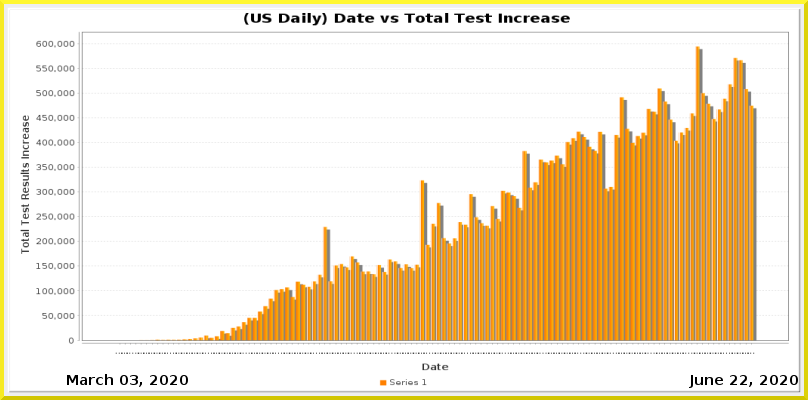
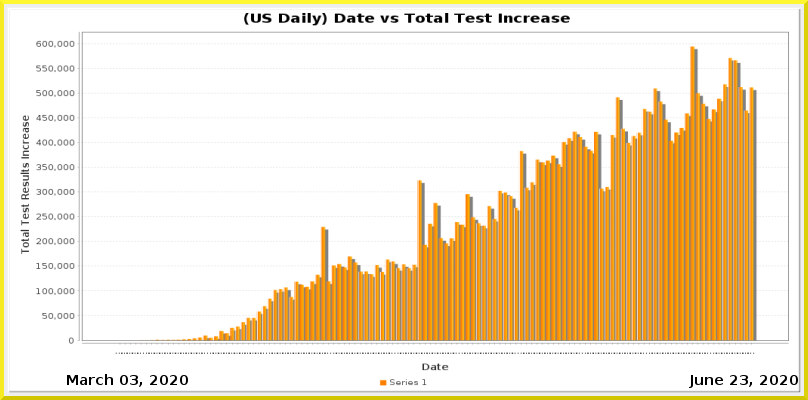
Revision of a layered 808px x 400px image; what changed, layer by layer:
painted on "Current Date" over [740, 375, 748, 385]
painted on "Date_vs_TestIncrease.png" over [131, 46, 757, 354]
